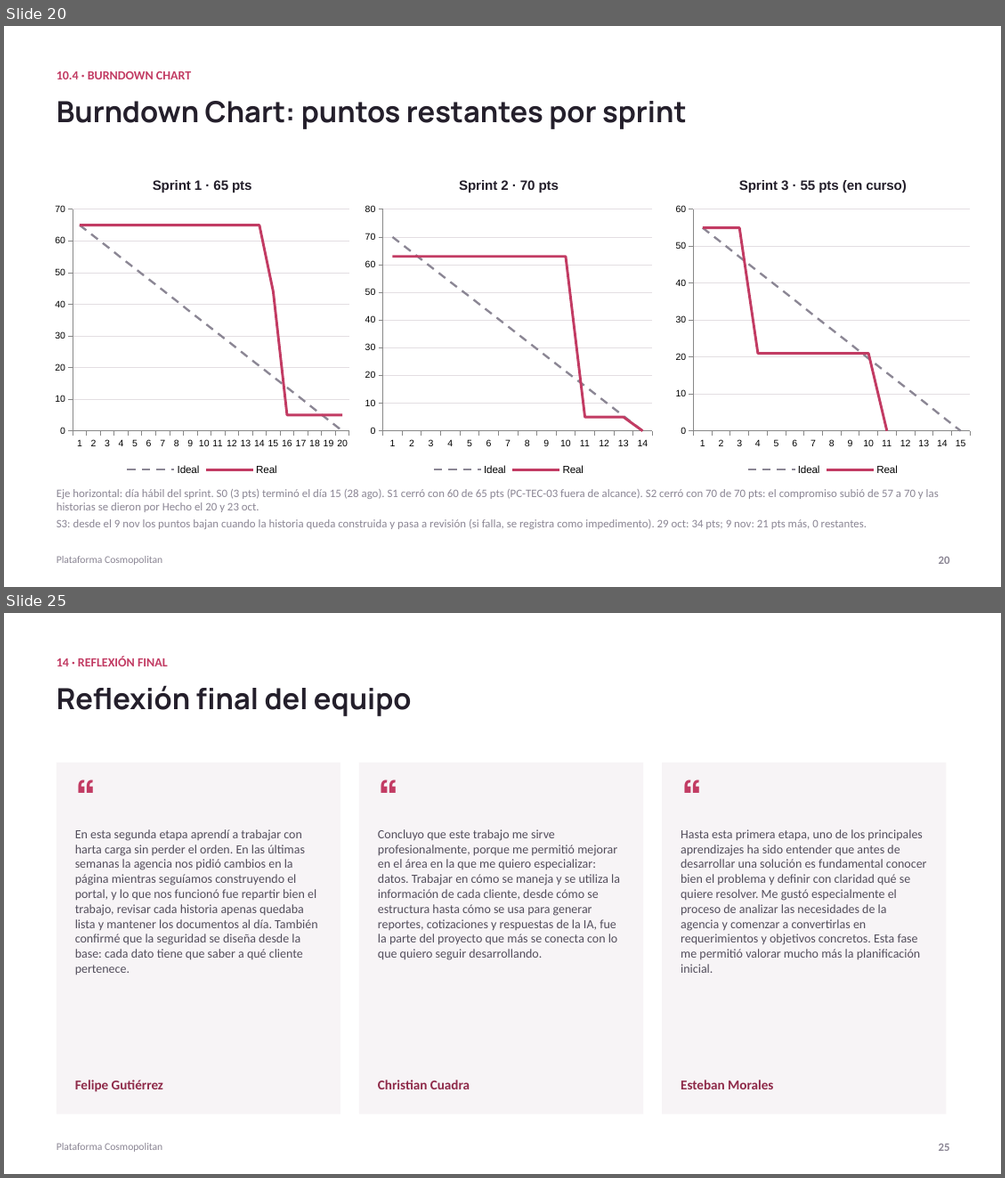
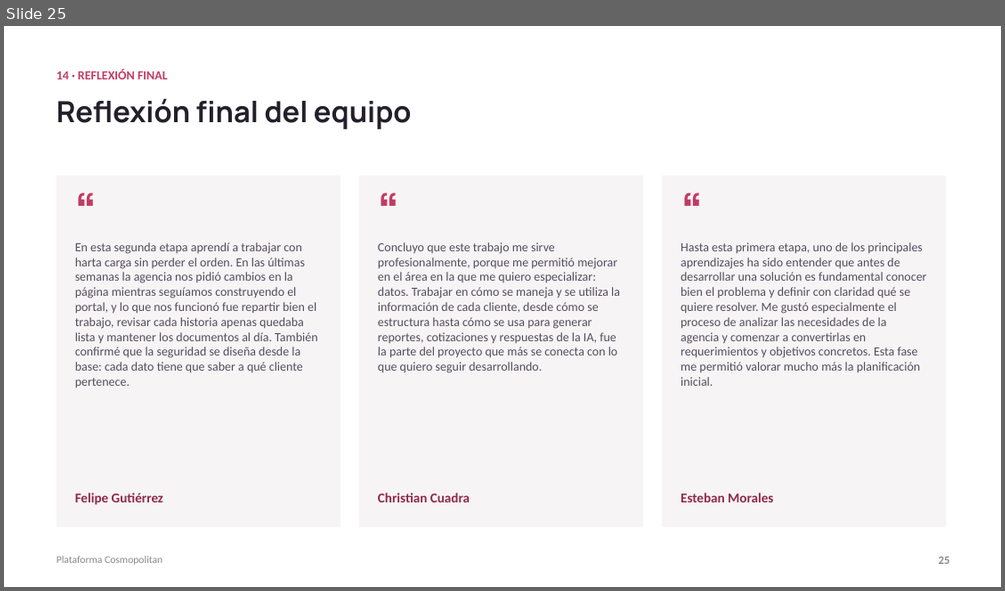
Before and after one commit to ChristianCuadra/capstone, a slide deck: Fase 2/Evidencias Proyecto/Presentación Proyecto.pptx. Shown one above the other, each under a label of ours: slides 20 and 25 before the commit, slide 25 after it; the slides between them are not shown. The pictures are 1005x1178 and 1005x591 pixels, drawn with LibreOffice and Linux fonts; fonts in the diff are those of the drawing. Boxes give left, top, right and bottom in pixels: in the first picture for what was removed or moved away, otherwise in the second. Text is boxed around its words. In the diff, an @@ line names an element or a change of style, - is before the commit and + after.

Commit message:
Corrección del profesor: Carta Gantt S0-S4 en 15 semanas y presentación (contexto, modelo de datos por módulos, evidencias por sprint, cronograma y demo pauteada)

```diff
--- a/Fase 2/Evidencias Proyecto/Presentación Proyecto.pptx
+++ b/Fase 2/Evidencias Proyecto/Presentación Proyecto.pptx
@@ slide 20 removed at (4, 26, 1001, 587), background #FFFFFF @@
@@ text removed at (57, 71, 191, 79) @@
-10.4 · BURNDOWN CHART
@@ text removed at (57, 101, 687, 129) @@
-Burndown Chart: puntos restantes por sprint
@@ line chart removed at (48, 164, 356, 478) @@
-title "Sprint 1 · 65 pts"
-categories: 1, 2, 3, 4, 5, 6, 7, 8, 9, 10, 11, 12, 13, 14, 15, 16, 17, 18, 19, 20
-Ideal: 65, 62, 58, 55, 51, 48, 44, 41, 38, 34, 31, 27, 24, 20, 17, 14, 10, 7, 3, 0
-Real: 65, 65, 65, 65, 65, 65, 65, 65, 65, 65, 65, 65, 65, 65, 44, 5, 5, 5, 5, 5
@@ line chart removed at (359, 164, 658, 478) @@
-title "Sprint 2 · 70 pts"
-categories: 1, 2, 3, 4, 5, 6, 7, 8, 9, 10, 11, 12, 13, 14
-Ideal: 70, 65, 59, 54, 48, 43, 38, 32, 27, 22, 16, 11, 5, 0
-Real: 63, 63, 63, 63, 63, 63, 63, 63, 63, 63, 5, 5, 5, 0
@@ line chart removed at (670, 164, 976, 478) @@
-title "Sprint 3 · 55 pts (en curso)"
-categories: 1, 2, 3, 4, 5, 6, 7, 8, 9, 10, 11, 12, 13, 14, 15
-Ideal: 55, 51, 47, 43, 39, 35, 31, 28, 24, 20, 16, 12, 8, 4, 0
-Real: 55, 55, 55, 21, 21, 21, 21, 21, 21, 21, 0, -, -, -, -
@@ text removed at (57, 489, 938, 529) @@
-Eje horizontal: día hábil del sprint. S0 (3 pts) terminó el día 15 (28 ago). S1 cerró con 60 de 65 pts (PC-TEC-03 fuera de alcance). S2 cerró con 70 de 70 pts: el compromiso subió de 57 a 70 y las historias se dieron por Hecho el 20 y 23 oct.
-S3: desde el 9 nov los puntos bajan cuando la historia queda construida y pasa a revisión (si falla, se registra como impedimento). 29 oct: 34 pts; 9 nov: 21 pts más, 0 restantes.
@@ text removed at (57, 556, 162, 564) @@
-Plataforma Cosmopolitan
@@ text removed at (938, 556, 950, 564) @@
-20
```
Also in this commit, not shown: 10 slides changed, 6 slides added, 5 other slides removed, 1 other file.
